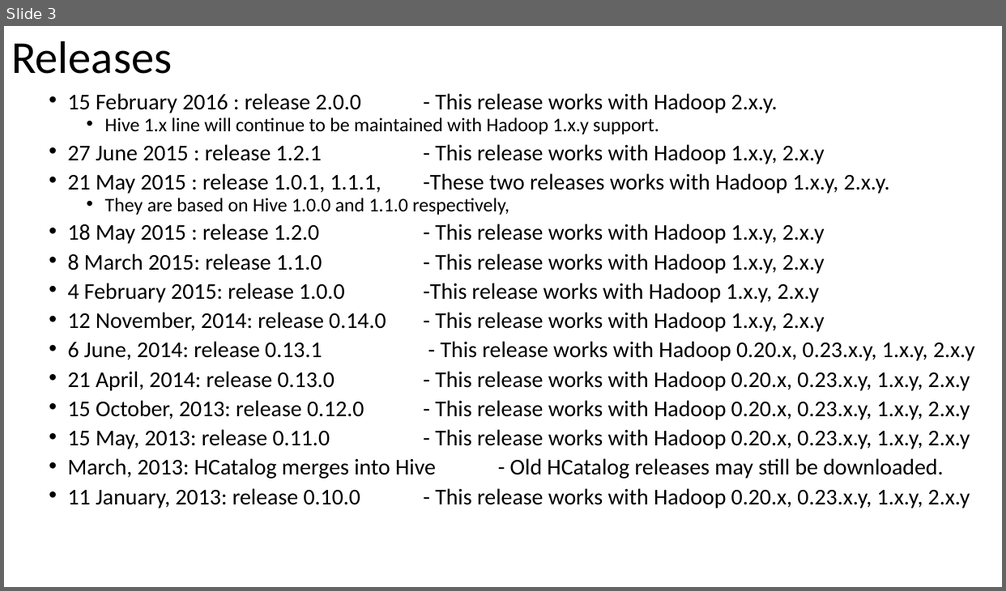
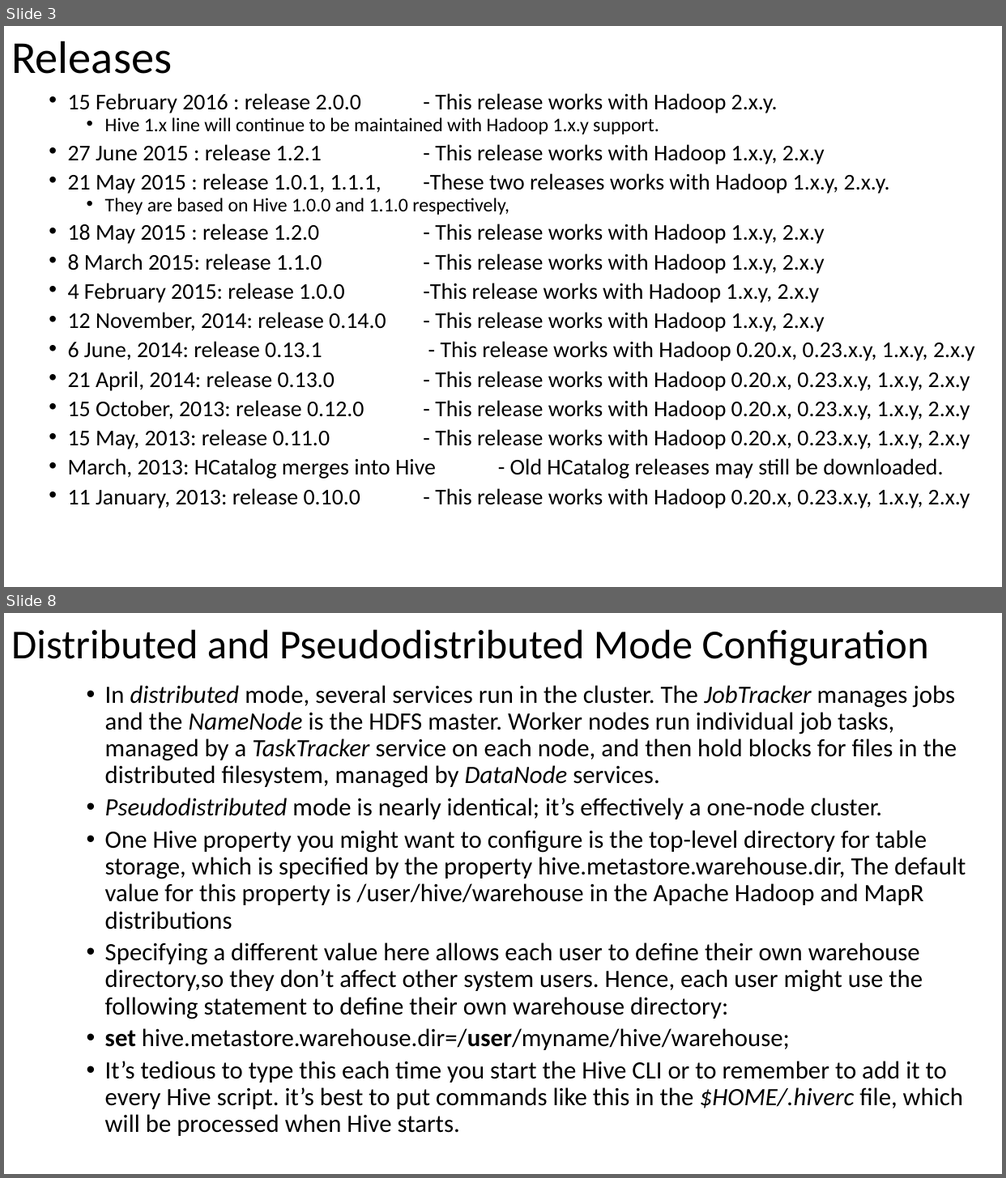
Before and after one commit to email2dorababu/SCALA_Reading, a slide deck: Hive_Def_Guide_mar_2016/Hive_Def_guide_installation.pptx. Shown one above the other, each under a label of ours: slide 3 before the commit, slides 3 and 8 after it; the slides between them are not shown. The pictures are 1006x591 and 1006x1178 pixels, drawn with LibreOffice and Linux fonts; fonts in the diff are those of the drawing. Boxes give left, top, right and bottom in pixels: in the first picture for what was removed or moved away, otherwise in the second. Text is boxed around its words. In the diff, an @@ line names an element or a change of style, - is before the commit and + after.

```diff
--- a/Hive_Def_Guide_mar_2016/Hive_Def_guide_installation.pptx
+++ b/Hive_Def_Guide_mar_2016/Hive_Def_guide_installation.pptx
@@ slide 8 added at [4, 613, 1002, 1174], background #FFFFFF @@
@@ title added at [11, 629, 929, 666], 39.6 pt, text #000000 @@
+Distributed and Pseudodistributed Mode Configuration
@@ text added at [105, 685, 965, 1136], 24 pt, text #000000 @@
+  • In distributed mode, several services run in the cluster. The JobTracker manages jobs and the NameNode is the HDFS master. Worker nodes run individual job tasks, managed by a TaskTracker service on each node, and then hold blocks for files in the distributed filesystem, managed by DataNode services.
+  • Pseudodistributed mode is nearly identical; it’s effectively a one-node cluster.
+  • One Hive property you might want to configure is the top-level directory for table storage, which is specified by the property hive.metastore.warehouse.dir, The default value for this property is /user/hive/warehouse in the Apache Hadoop and MapR distributions
+  • Specifying a different value here allows each user to define their own warehouse directory,so they don’t affect other system users. Hence, each user might use the following statement to define their own warehouse directory:
+  • set hive.metastore.warehouse.dir=/user/myname/hive/warehouse;
+  • It’s tedious to type this each time you start the Hive CLI or to remember to add it to every Hive script. it’s best to put commands like this in the $HOME/.hiverc file, which will be processed when Hive starts.
```
Also in this commit, not shown: 5 other slides added, 1 other file.
